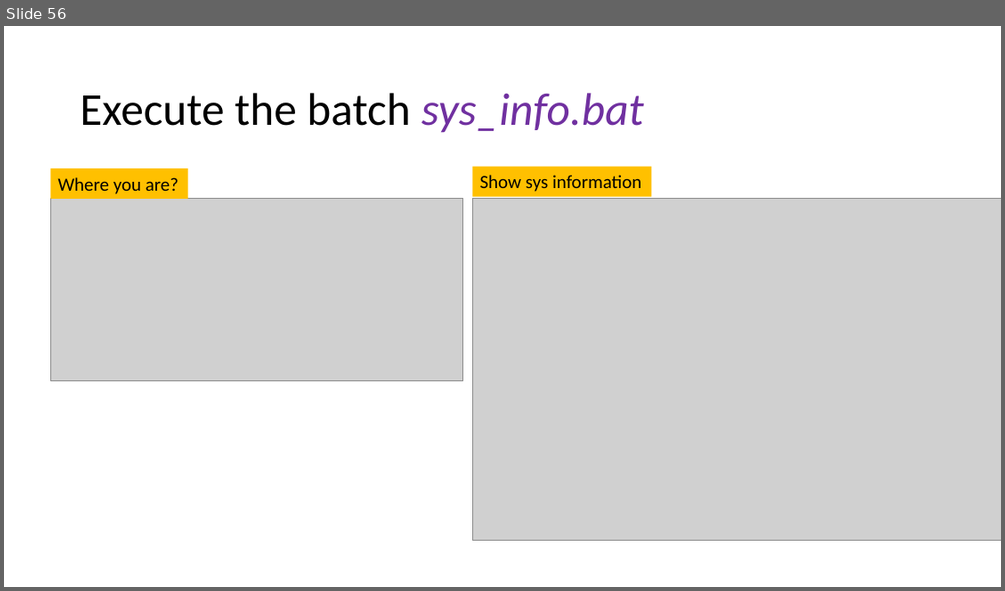
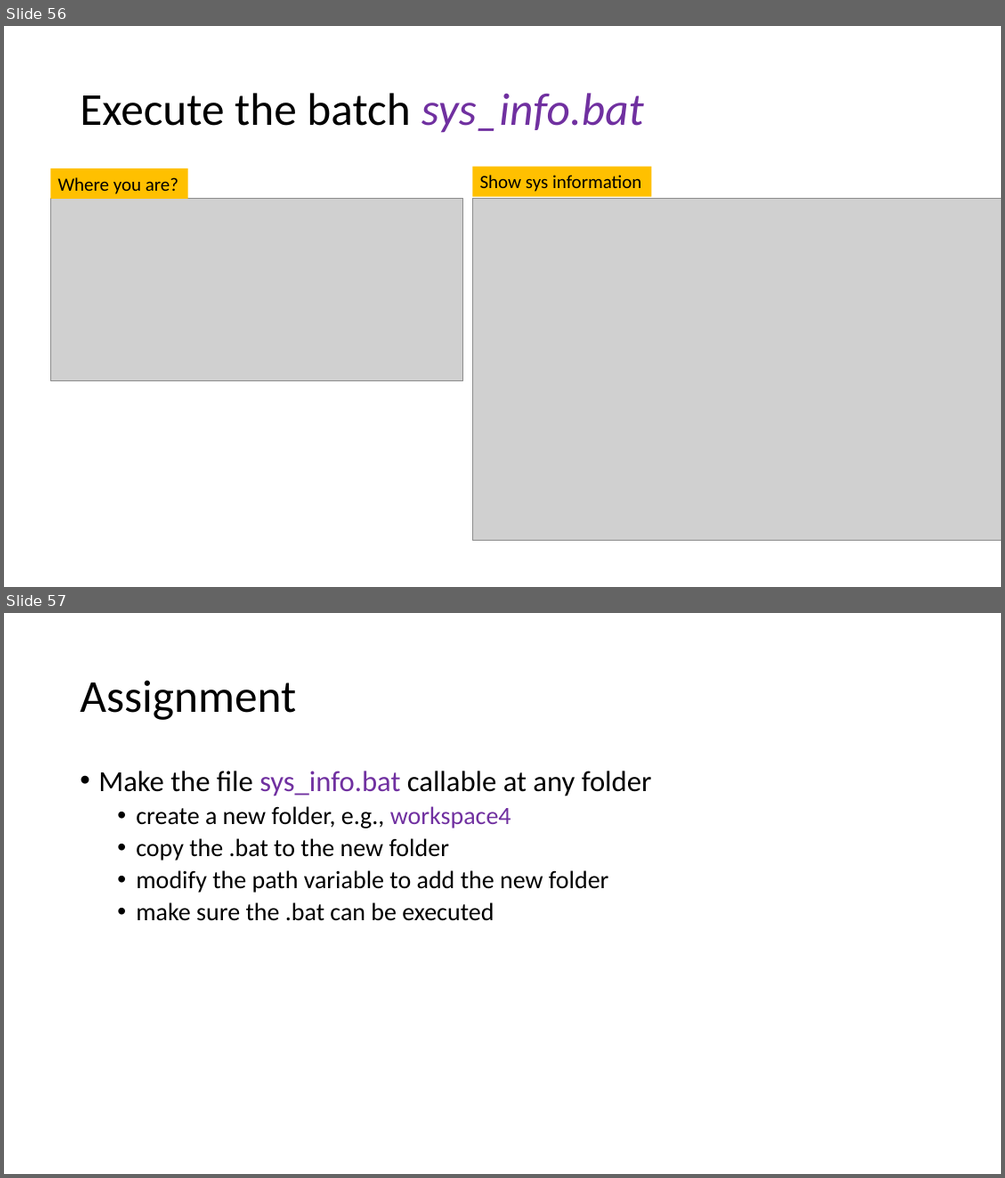
Before and after one commit to frankwxu/digital-forensics-lab, a slide deck: Basic_Computer_Skills_for_Forensics/2_Win_command_line_tutorial.pptx. Shown one above the other, each under a label of ours: slide 56 before the commit, slides 56 and 57 after it. The pictures are 1005x591 and 1005x1178 pixels, drawn with LibreOffice and Linux fonts; fonts in the diff are those of the drawing; grey boxes stand for pictures; background and template pictures are left out. Boxes give left, top, right and bottom in pixels: in the first picture for what was removed or moved away, otherwise in the second. Text is boxed around its words. In the diff, an @@ line names an element or a change of style, - is before the commit and + after.

```diff
--- a/Basic_Computer_Skills_for_Forensics/2_Win_command_line_tutorial.pptx
+++ b/Basic_Computer_Skills_for_Forensics/2_Win_command_line_tutorial.pptx
@@ slide 57 added at [4, 613, 1001, 1174], background #FFFFFF @@
@@ title added at [80, 680, 296, 720], 44 pt, text #000000 @@
+Assignment
@@ text added at [98, 771, 652, 921], 24 pt, text #000000 @@
+• Make the file sys_info.bat callable at any folder
+  • create a new folder, e.g., workspace4
+  • copy the .bat to the new folder
+  • modify the path variable to add the new folder
+  • make sure the .bat can be executed
```
Also in this commit, not shown: 1 slide changed, 8 other files.
